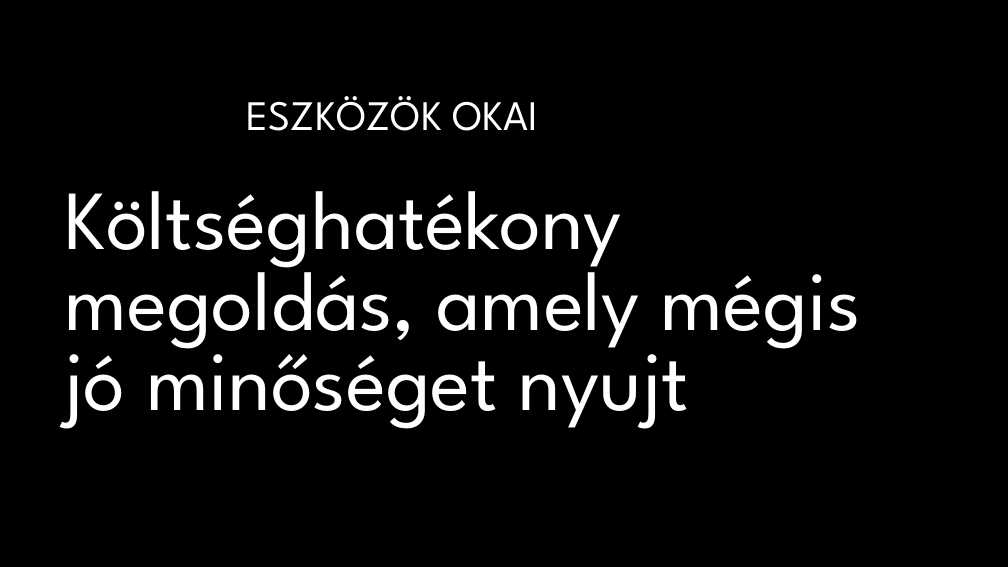
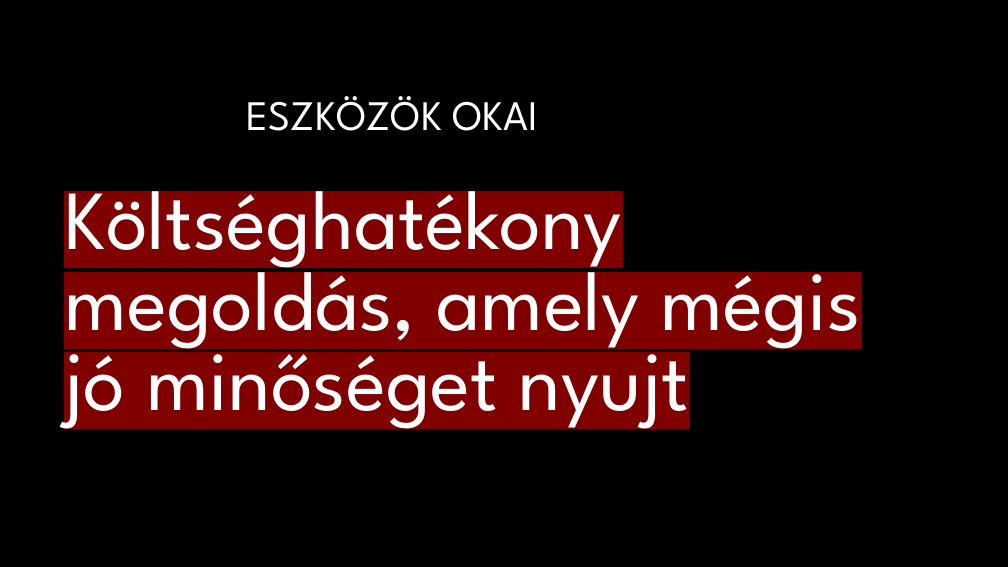
Before and after one commit to somogyib05/InterFaces, a slide deck: slide 5 of Projekt.pptx. Drawn at 1008x567 pixels with LibreOffice and Linux fonts; fonts in the diff are those of the drawing; background and template pictures are left out. Boxes give left, top, right and bottom in pixels: in the first picture for what was removed or moved away, otherwise in the second. Text is boxed around its words. In the diff, an @@ line names an element or a change of style, - is before the commit and + after.

```diff
--- a/Projekt.pptx
+++ b/Projekt.pptx
@@ text "Költséghatékony megoldás, amely mégis jó ..." at <box>64,165,861,435</box>: highlight none to #800000 @@
```
Also in this commit, not shown: 3 other slides changed.
